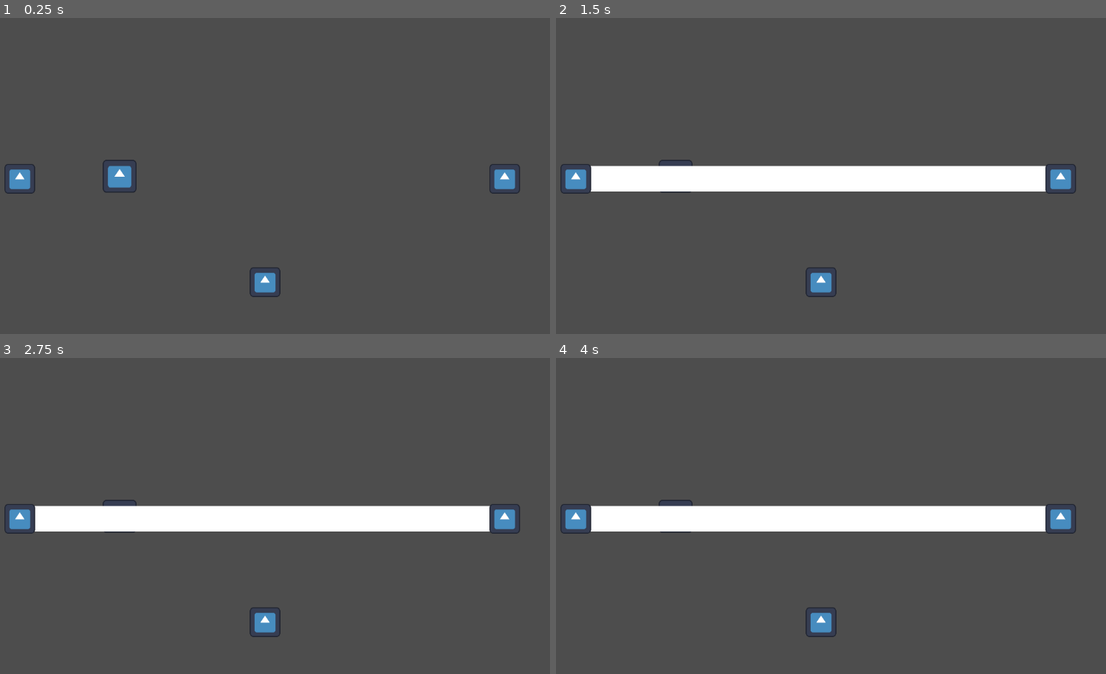
Above: before the commit, frames 1-4 (two rows, left to right).
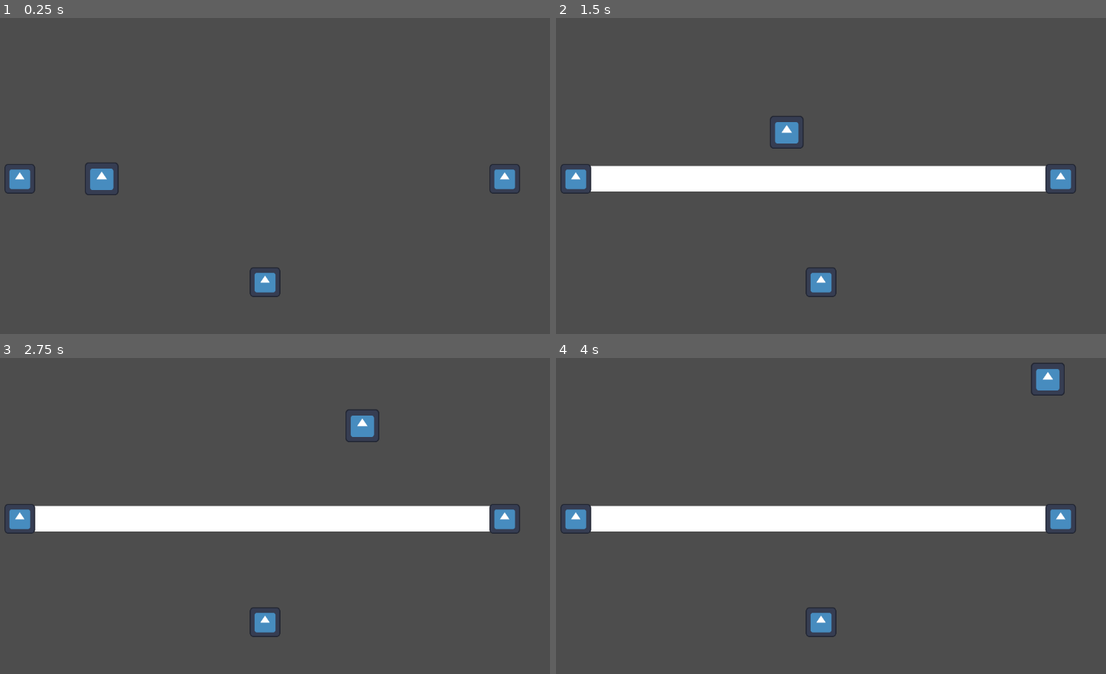
Above: after the commit, the same moments.

Repository: bmachado18/tangle-defence
Game: Godot game, scene res://scenes/game.tscn
Two runs of this game, one before a commit and one after it. Both use one fixed random seed, a clock stepped at 60 frames per second and the inputs below. The engine's default icon, where the game draws it, is replaced by a stand-in: a white triangle on a blue panel in a dark square.
Inputs (mouse positions are in pixels of both pictures, inside the frame that each line leads up to):
- Up to frame 1 (0.25 s): no input
- Up to frame 2 (1.5 s): move the mouse to (578, 179) at 0.52 s; click (578, 179) at 0.67 s; move the mouse to (1062, 179) at 1.27 s; click (1062, 179) at 1.42 s
- Up to frame 3 (2.75 s): move the mouse to (264, 623) at 2.02 s; click (264, 623) at 2.17 s
- Up to frame 4 (4 s): move the mouse to (803, 585) at 2.77 s; click (803, 585) at 2.92 s; move the mouse to (1007, 569) at 3.52 s; click (1007, 569) at 3.67 s

The runs differ from the first frame. In frame 1, 0.6% of the frame differs, in the area x 15-25%, y 44-57%; in frame 2, 0.4%; in frame 3, 0.4%; in frame 4, 0.4%.
Error before the commit: Invalid call. Nonexistent function 'set_h_offset' in base 'Node2D'. (res://scripts/main.gd:57)

Commit message:
Progress: movement is functioning

Diff:
--- a/scenes/Enemy.tscn
+++ b/scenes/Enemy.tscn
@@ -1,13 +1,9 @@
-[gd_scene load_steps=3 format=3 uid="uid://di85kihjou8as"]
+[gd_scene load_steps=2 format=3 uid="uid://di85kihjou8as"]
 
 [ext_resource type="Texture2D" uid="uid://b8pkshs21er7c" path="res://icon.svg" id="1_3gvst"]
-[ext_resource type="Script" uid="uid://rd2rykckx2yg" path="res://scripts/Enemy.gd" id="1_55jtl"]
 
 [node name="Enemy" type="Node2D"]
 
-[node name="PathFollow2D" type="PathFollow2D" parent="."]
-script = ExtResource("1_55jtl")
-
-[node name="Sprite2D" type="Sprite2D" parent="PathFollow2D"]
+[node name="Sprite2D" type="Sprite2D" parent="."]
 scale = Vector2(0.1, 0.1)
 texture = ExtResource("1_3gvst")
--- a/scenes/game.tscn
+++ b/scenes/game.tscn
@@ -1,14 +1,15 @@
-[gd_scene load_steps=5 format=3 uid="uid://ditj46pxkyj44"]
+[gd_scene load_steps=6 format=3 uid="uid://ditj46pxkyj44"]
 
 [ext_resource type="PackedScene" uid="uid://dsfrokpsfah4x" path="res://scenes/node.tscn" id="1_uwrxv"]
 [ext_resource type="Script" uid="uid://ciqfp2oxnujm1" path="res://scripts/main.gd" id="1_yqjtg"]
+[ext_resource type="Script" uid="uid://73mrgvecfhwx" path="res://scenes/path_follow_2d.gd" id="2_lbhrr"]
 [ext_resource type="PackedScene" uid="uid://di85kihjou8as" path="res://scenes/Enemy.tscn" id="2_lnu2h"]
 
 [sub_resource type="Curve2D" id="Curve2D_8cj0n"]
 _data = {
-"points": PackedVector2Array(-115.673, 0.174591, 115, 0, 0, 0, 0, 0, 0, 0, 0, 0)
+"points": PackedVector2Array(-115.673, 0.174591, 115, 0, 0, 0, 0, 0, 0, 0, 0, 0, 0, 0, 0, 0, 162, -59, 0, 0, 0, 0, 173, -37, 0, 0, 0, 0, 167, -23, 0, 0, 0, 0, 145, -24, 0, 0, 0, 0, 123, -20, 0, 0, 0, 0, 73, -14, 0, 0, 0, 0, 109, 37, 0, 0, 0, 0, 146, 48, 0, 0, 0, 0, 158, 46)
 }
-point_count = 2
+point_count = 11
 
 [node name="Game" type="Node2D"]
 script = ExtResource("1_yqjtg")
@@ -20,10 +21,15 @@
 zoom = Vector2(5.15, 5.05)
 
 [node name="Path2D" type="Path2D" parent="."]
-position = Vector2(-58, -1)
+position = Vector2(-75, 4)
 curve = SubResource("Curve2D_8cj0n")
 
-[node name="Enemy" parent="Path2D" instance=ExtResource("2_lnu2h")]
+[node name="PathFollow2D" type="PathFollow2D" parent="Path2D"]
+rotates = false
+cubic_interp = false
+script = ExtResource("2_lbhrr")
+
+[node name="Enemy" parent="Path2D/PathFollow2D" instance=ExtResource("2_lnu2h")]
 
 [node name="Edges" type="Node2D" parent="."]
 
--- /dev/null
+++ b/scenes/path_follow_2d.gd
@@ -0,0 +1,13 @@
+extends PathFollow2D
+
+var speed = 0.1
+
+# Called when the node enters the scene tree for the first time.
+func _ready() -> void:
+	pass # Replace with function body.
+
+
+# Called every frame. 'delta' is the elapsed time since the previous frame.
+func _process(delta: float) -> void:
+	progress_ratio += delta * speed
+	pass
--- a/scripts/Enemy.gd
+++ b/scripts/Enemy.gd
@@ -1,7 +1,11 @@
-extends PathFollow2D
+extends Node2D
 
 @export var speed = 100
 var strength = 3.0
 
 func _process(delta):
-	h_offset += speed * delta
+	# Access the parent PathFollow2D node
+
+	if get_parent() is PathFollow2D:
+
+		get_parent().offset += speed * delta
--- a/scripts/Node.gd
+++ b/scripts/Node.gd
@@ -9,11 +9,11 @@
 
 # Called when the node enters the scene tree for the first time.
 
-func _ready() -> void:
-	print("added")
+#func _ready() -> void:
+	#print("added")
 
 
 
 # Called every frame. 'delta' is the elapsed time since the previous frame.
-func _process(delta: float) -> void:
-	pass
+#func _process(delta: float) -> void:
+	#pass
--- a/scripts/main.gd
+++ b/scripts/main.gd
@@ -2,6 +2,8 @@
 
 var selected_node = null
 var edges = []
+var enemy_count = 0
+var enemy = []
 
 func _ready():
 	for node in $Nodes.get_children():
@@ -48,13 +50,26 @@
 	var enemy = preload("res://scenes/Enemy.tscn").instantiate()
 	$Path2D.add_child(enemy)
 
-
 func spawn_enemy():
 	var enemy_scene = preload("res://scenes/Enemy.tscn")
 	var enemy = enemy_scene.instantiate()
 
-	$Path2D.add_child(enemy)
-	enemy.set_h_offset(0.0)
+	enemy_count += 1
+
+	# Add the enemy directly to Path2D, not to PathFollow2D
+	$Path2D.get_child(0).add_child(enemy)
 
 func _on_enemy_spawn_timer_timeout() -> void:
+	print("spawning enemy", enemy_count)
 	spawn_enemy()
+
+
+#func spawn_enemy():
+	#var enemy_scene = preload("res://scenes/Enemy.tscn")
+	#var enemy = enemy_scene.instantiate()
+	#
+	#$Path2D.get_child(0).add_child(enemy)
+	#
+#
+#func _on_enemy_spawn_timer_timeout() -> void:
+	#spawn_enemy()
Not shown, added: scenes/path_follow_2d.gd.uid
